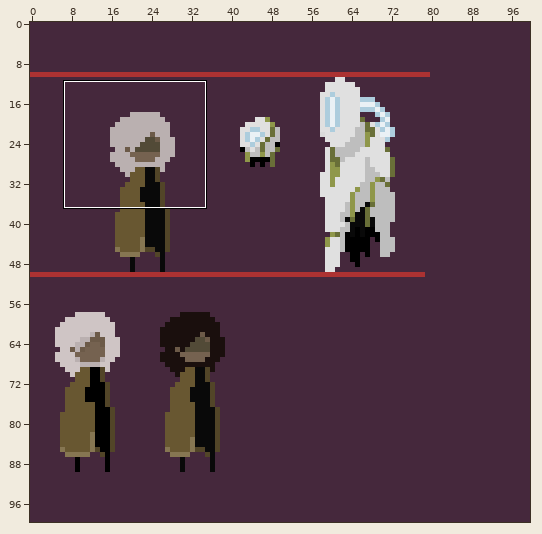
Two states of a pixel-art file, img/work_space(player).aseprite. The picture above shows the old version from afar; the outline marks the close-up.
Close-up. Old version:
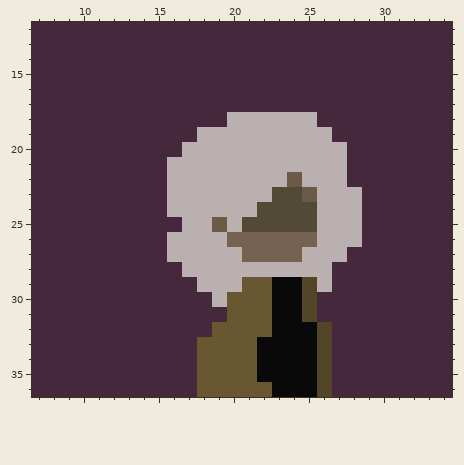
100x100 pixels, 1 frame. Colours within 5 levels of each other are drawn and written as one. Shown: x 7..34, y 12..36.
Once edited:
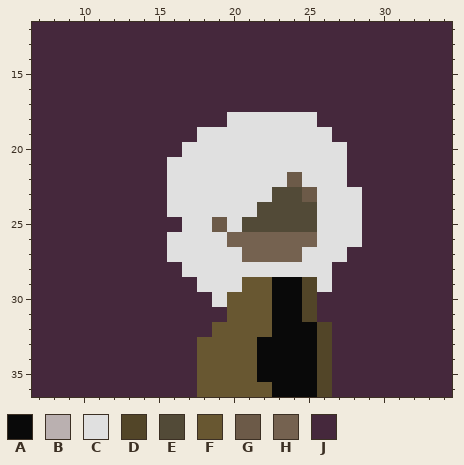
Palette (. is transparent): A #090909  B #bab0b0  C #e0e0e0  D #524528  E #524a37  F #685731  G #6c5a48  H #756250  J #45283c
Edits made:
--- layer "Layer 2"
@@ x 14..30 @@
 17 JJJJJJJJJJJJJJJJJ
-18 JJJJJJBBBBBBJJJJJ
-19 JJJJBBBBBBBBBJJJJ
-20 JJJBBBBBBBBBBBJJJ
-21 JJBBBBBBBBBBBBJJJ
-22 JJBBBBBBBBGBBBJJJ
-23 JJBBBBBBBEEGBBBJJ
-24 JJBBBBBBEEEEBBBJJ
-25 JJJBBGBEEEEEBBBJJ
-26 JJBBBBHHHHHHBBBJJ
-27 JJBBBBBHHHHBBBJJJ
-28 JJJBBBBBBBBBBJJJJ
-29 JJJJBBBFFAADBJJJJ
-30 JJJJJBFFFAADJJJJJ
+18 JJJJJJCCCCCCJJJJJ
+19 JJJJCCCCCCCCCJJJJ
+20 JJJCCCCCCCCCCCJJJ
+21 JJCCCCCCCCCCCCJJJ
+22 JJCCCCCCCCGCCCJJJ
+23 JJCCCCCCCEEGCCCJJ
+24 JJCCCCCCEEEECCCJJ
+25 JJJCCGCEEEEECCCJJ
+26 JJCCCCHHHHHHCCCJJ
+27 JJCCCCCHHHHCCCJJJ
+28 JJJCCCCCCCCCCJJJJ
+29 JJJJCCCFFAADCJJJJ
+30 JJJJJCFFFAADJJJJJ
 31 JJJJJJFFFAADJJJJJ
